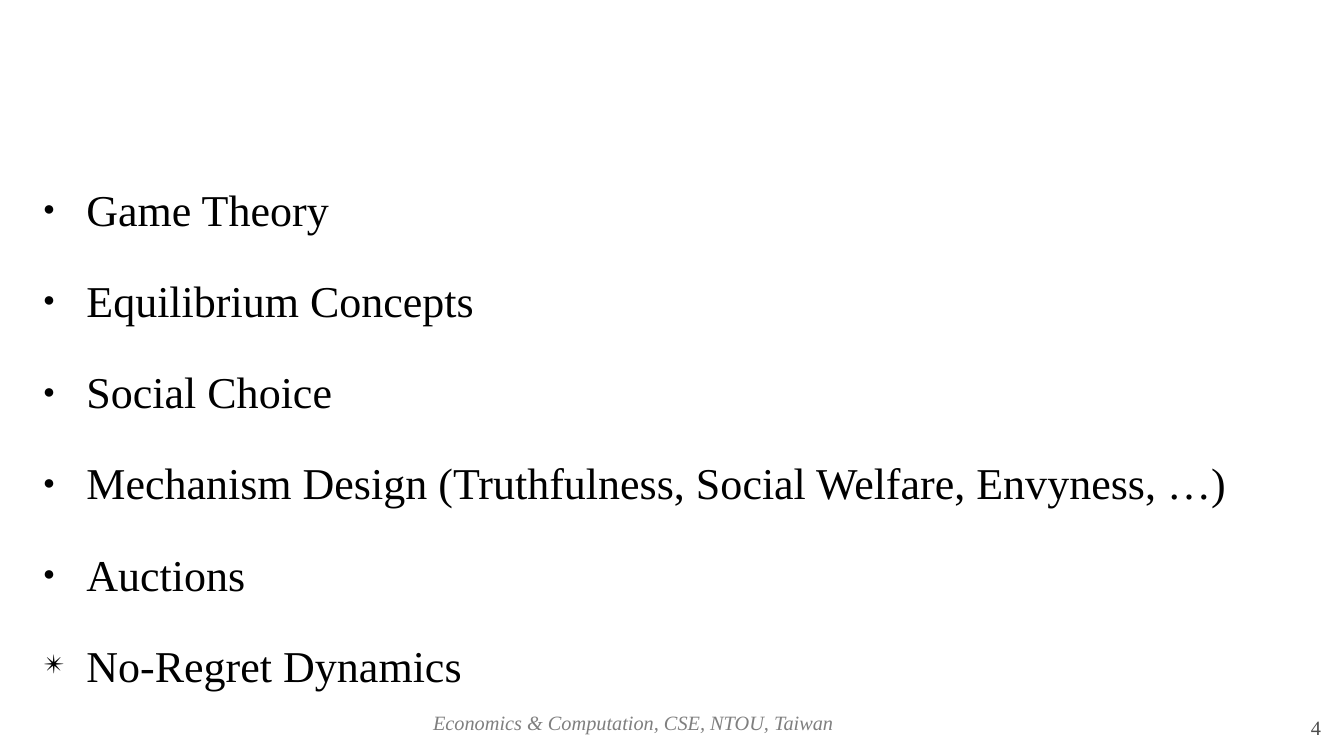
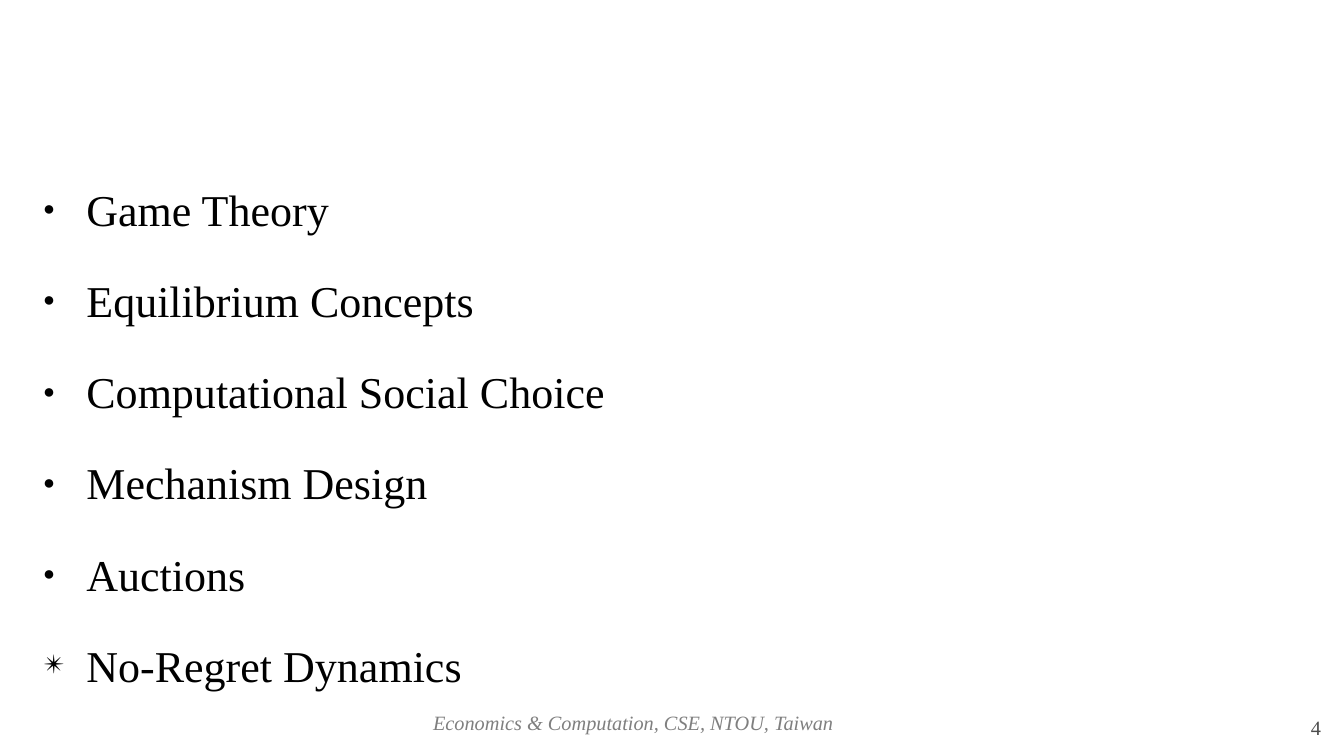
Before and after one commit to josephcclin/josephcclin.github.io, a slide deck: slide 4 of courses/ec/slides/ec_lect_introduction.odp. Drawn at 1344x756 pixels with LibreOffice and Linux fonts; fonts in the diff are those of the drawing; background and template pictures are left out. Boxes give left, top, right and bottom in pixels: in the first picture for what was removed or moved away, otherwise in the second. Text is boxed around its words. In the diff, an @@ line names an element or a change of style, - is before the commit and + after.

```diff
--- a/courses/ec/slides/ec_lect_introduction.odp
+++ b/courses/ec/slides/ec_lect_introduction.odp
@@ text at [86, 377, 605, 509]: text changed @@
-● Social Choice
-● Mechanism Design (Truthfulness, Social Welfare, Envyness, …)
+● Computational Social Choice
+● Mechanism Design
```
Also in this commit, not shown: 4 other slides changed, 1 other file.
